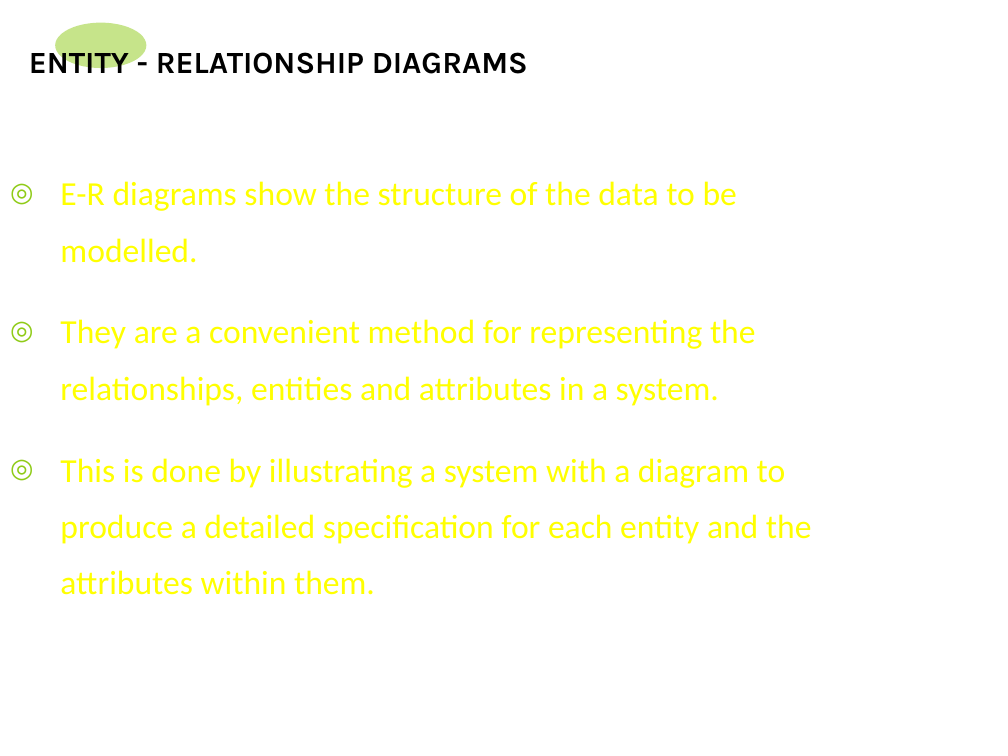
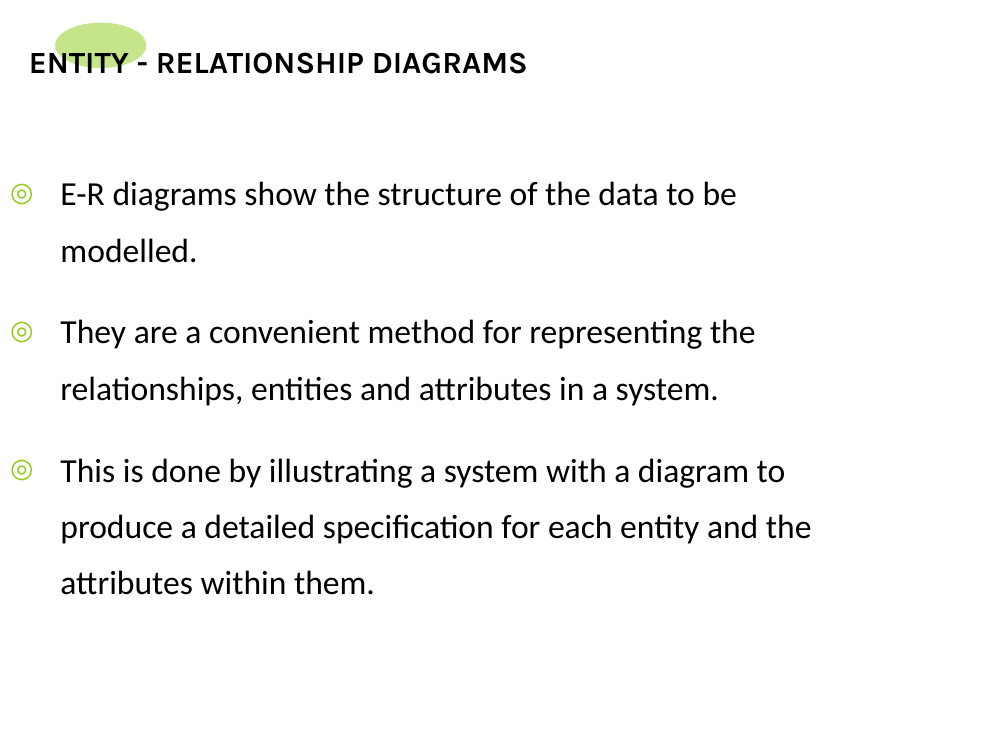
Before and after one commit to nikhilshah85/23052022---rev---dotnet, a slide deck: slide 54 of Day 7 - RDBMS Intro/B-RDBMS.PPT. Drawn at 1008x756 pixels with LibreOffice and Linux fonts; fonts in the diff are those of the drawing; background and template pictures are left out. Boxes give left, top, right and bottom in pixels: in the first picture for what was removed or moved away, otherwise in the second. Text is boxed around its words. In the diff, an @@ line names an element or a change of style, - is before the commit and + after.

```diff
--- a/Day 7 - RDBMS Intro/B-RDBMS.PPT
+++ b/Day 7 - RDBMS Intro/B-RDBMS.PPT
@@ text "E-R diagrams show the structure ..." at (60,181,812,595): text colour #FFFF00 to #000000 @@
```
Also in this commit, not shown: 9 other slides changed, 3 other files.
